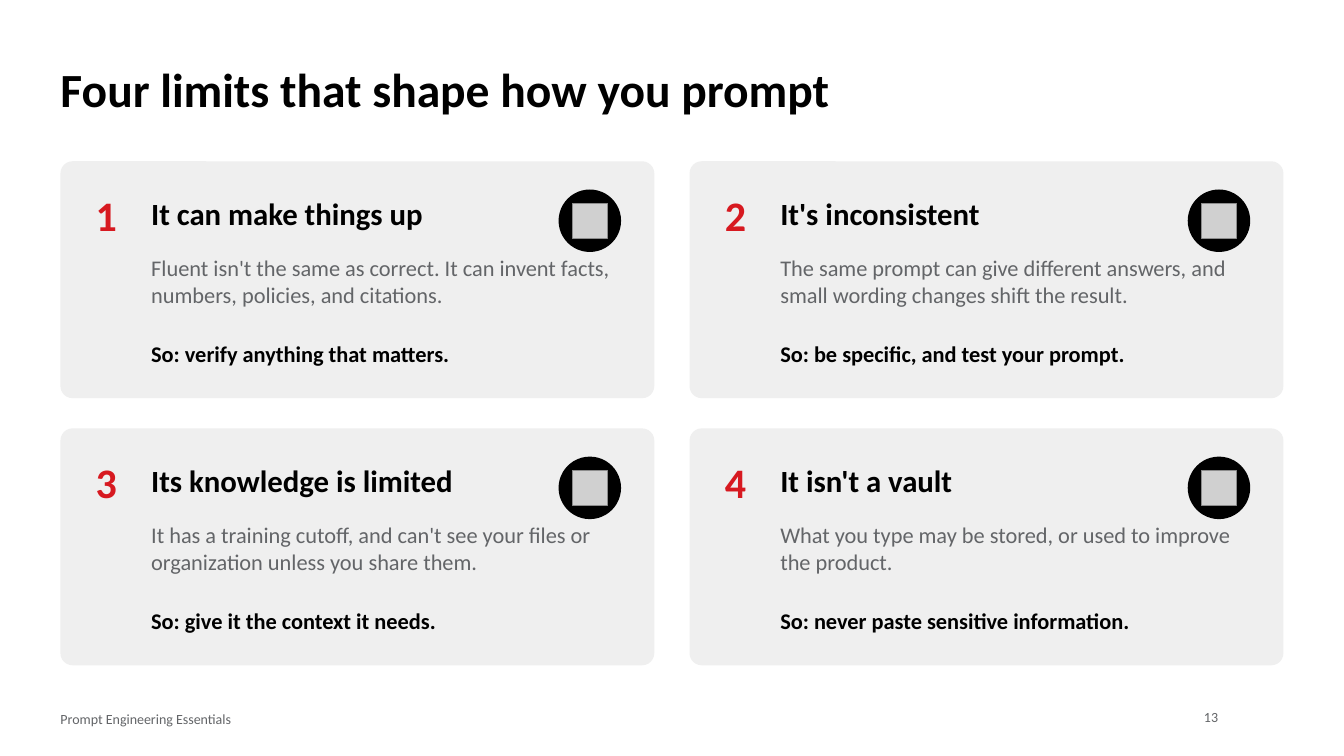
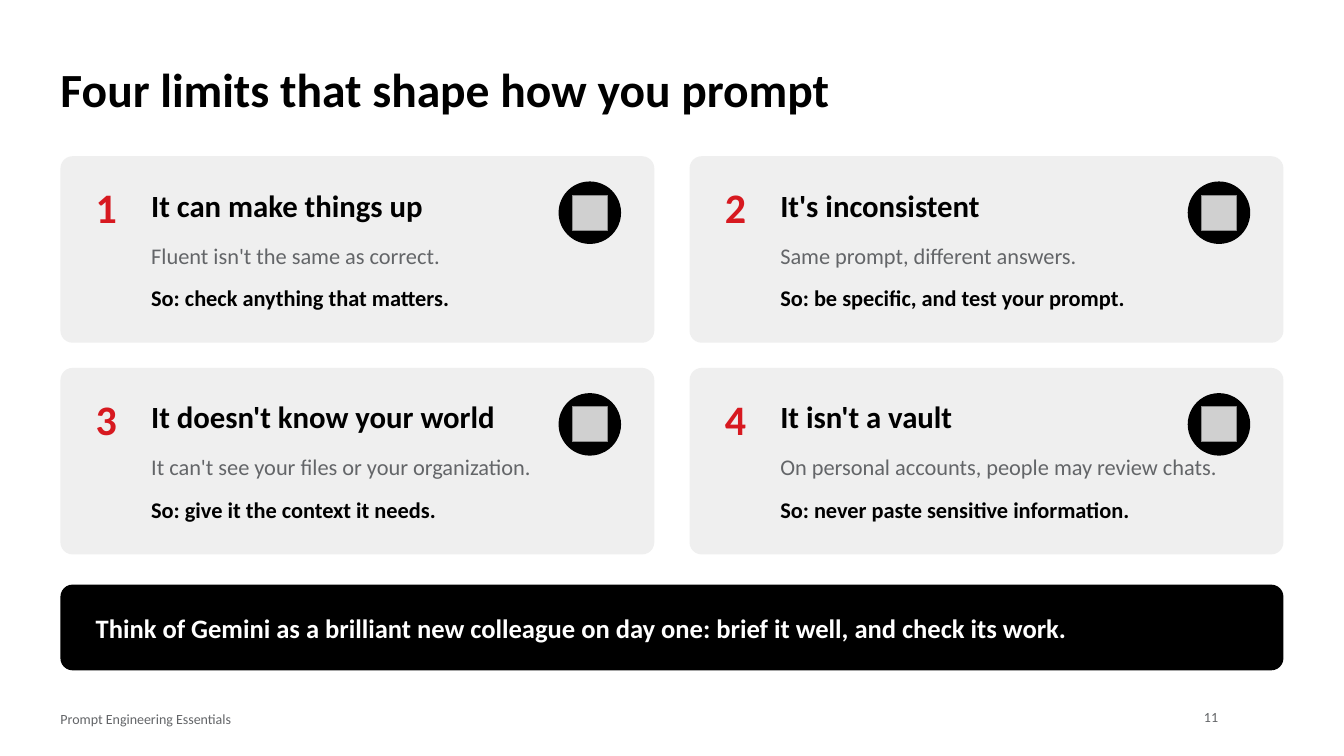
Before and after one commit to DataHurdler/pb-group-D, a slide deck: slide 11 of materials/slides/prompt-engineering-essentials.pptx (slide 13 before the commit). Drawn at 1344x756 pixels with LibreOffice and Linux fonts; fonts in the diff are those of the drawing; grey boxes stand for pictures; background and template pictures are left out. Boxes give left, top, right and bottom in pixels: in the first picture for what was removed or moved away, otherwise in the second. Text is boxed around its words. In the diff, an @@ line names an element or a change of style, - is before the commit and + after.

```diff
--- a/materials/slides/prompt-engineering-essentials.pptx
+++ b/materials/slides/prompt-engineering-essentials.pptx
@@ rounded rectangle resized from (x1=60, y1=161, x2=654, y2=398) to (x1=60, y1=156, x2=654, y2=343) @@
@@ rounded rectangle resized from (x1=690, y1=161, x2=1284, y2=398) to (x1=690, y1=156, x2=1284, y2=343) @@
@@ 4 texts, 2 pictures, 2 ellipses moved together from (x1=96, y1=190, x2=1250, y2=252) to (x1=96, y1=181, x2=1250, y2=244) @@
@@ text at (x1=151, y1=248, x2=440, y2=264): text changed @@
-Fluent isn't the same as correct. It can invent facts, numbers, policies, and citations.
+Fluent isn't the same as correct.
@@ text at (x1=780, y1=248, x2=1077, y2=268): text changed @@
-The same prompt can give different answers, and small wording changes shift the result.
+Same prompt, different answers.
@@ text at (x1=151, y1=290, x2=449, y2=310): text changed @@
-So: verify anything that matters.
+So: check anything that matters.
@@ text "So: be specific, and test ..." moved from (x1=780, y1=346, x2=1124, y2=366) to (x1=780, y1=290, x2=1124, y2=310) @@
@@ rounded rectangle resized from (x1=60, y1=429, x2=654, y2=665) to (x1=60, y1=368, x2=654, y2=555) @@
@@ proportions changed in 4 elements at (x1=60, y1=156, x2=654, y2=343), (x1=690, y1=156, x2=1284, y2=343), (x1=60, y1=368, x2=654, y2=555), (x1=690, y1=368, x2=1284, y2=555) @@
@@ rounded rectangle resized from (x1=690, y1=429, x2=1284, y2=665) to (x1=690, y1=368, x2=1284, y2=555) @@
@@ text at (x1=151, y1=406, x2=495, y2=433): text changed @@
-Its knowledge is limited
+It doesn't know your world
@@ 3 texts, 2 pictures, 2 ellipses moved together from (x1=96, y1=457, x2=1250, y2=519) to (x1=96, y1=393, x2=1250, y2=456) @@
@@ text at (x1=151, y1=459, x2=530, y2=479): text changed @@
-It has a training cutoff, and can't see your files or organization unless you share them.
+It can't see your files or your organization.
@@ text at (x1=780, y1=459, x2=1216, y2=479): text changed @@
-What you type may be stored, or used to improve the product.
+On personal accounts, people may review chats.
@@ text "So: give it the context ..." moved from (x1=151, y1=613, x2=435, y2=633) to (x1=151, y1=502, x2=435, y2=522) @@
@@ text "So: never paste sensitive information." moved from (x1=780, y1=613, x2=1129, y2=633) to (x1=780, y1=502, x2=1129, y2=522) @@
@@ rounded rectangle added at (x1=60, y1=585, x2=1284, y2=670), fill #000000 @@
@@ text added at (x1=96, y1=619, x2=1066, y2=643), 19 pt, text #FFFFFF, bold @@
+Think of Gemini as a brilliant new colleague on day one: brief it well, and check its work.
@@ page number at (x1=1204, y1=713, x2=1218, y2=722): text changed @@
-13
+11
```
Also in this commit, not shown: 32 other slides changed, 2 slides added, 11 slides removed, 21 other files.
